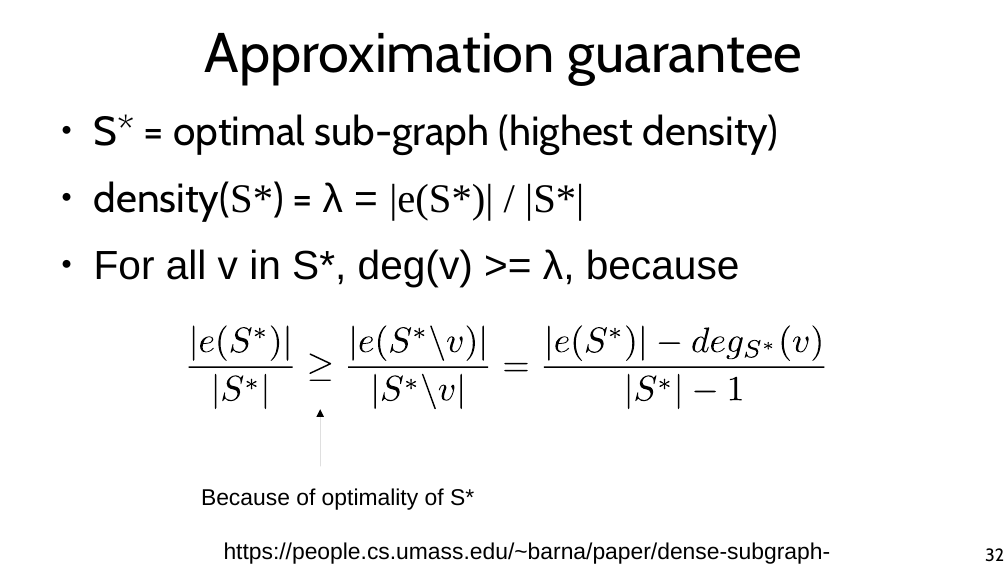
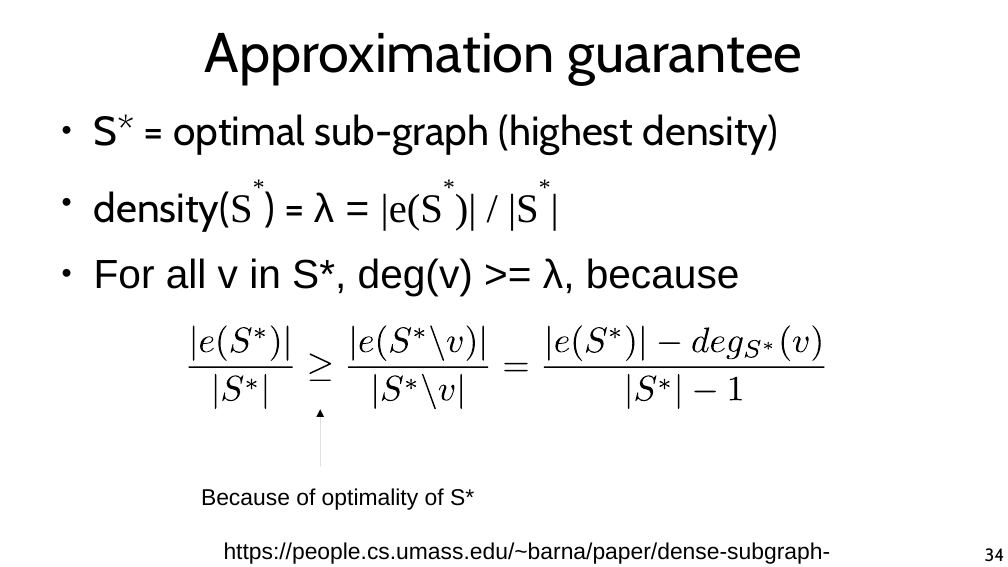
Before and after one commit to chatox/networks-science-course, a slide deck: slide 34 of theory/tt13_dense_subgraphs.odp (slide 32 before the commit). Drawn at 1008x567 pixels with LibreOffice and Linux fonts; fonts in the diff are those of the drawing. Boxes give left, top, right and bottom in pixels: in the first picture for what was removed or moved away, otherwise in the second. Text is boxed around its words. In the diff, an @@ line names an element or a change of style, - is before the commit and + after.

```diff
--- a/theory/tt13_dense_subgraphs.odp
+++ b/theory/tt13_dense_subgraphs.odp
@@ text at [94,191,539,231]: now superscript in "density(S*) |e(S*)| |S*|" @@
@@ page number at [985,548,1005,562]: text changed @@
-32
+34
```
Also in this commit, not shown: 2 other slides changed, 2 slides added, 1 other file.
